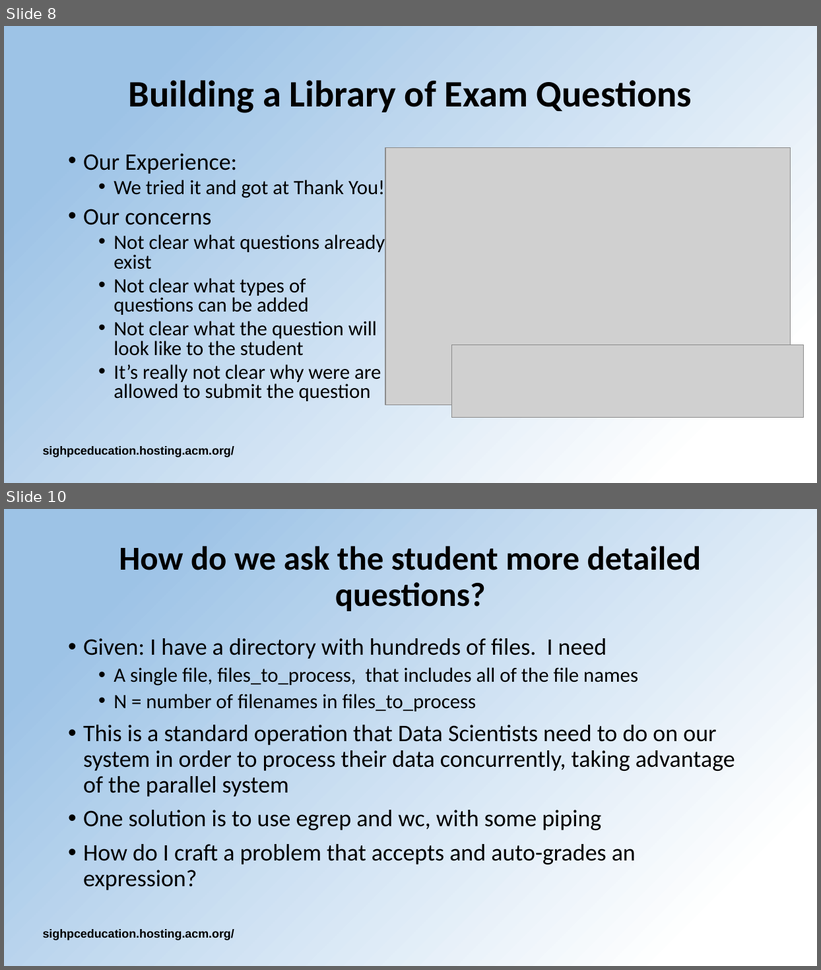
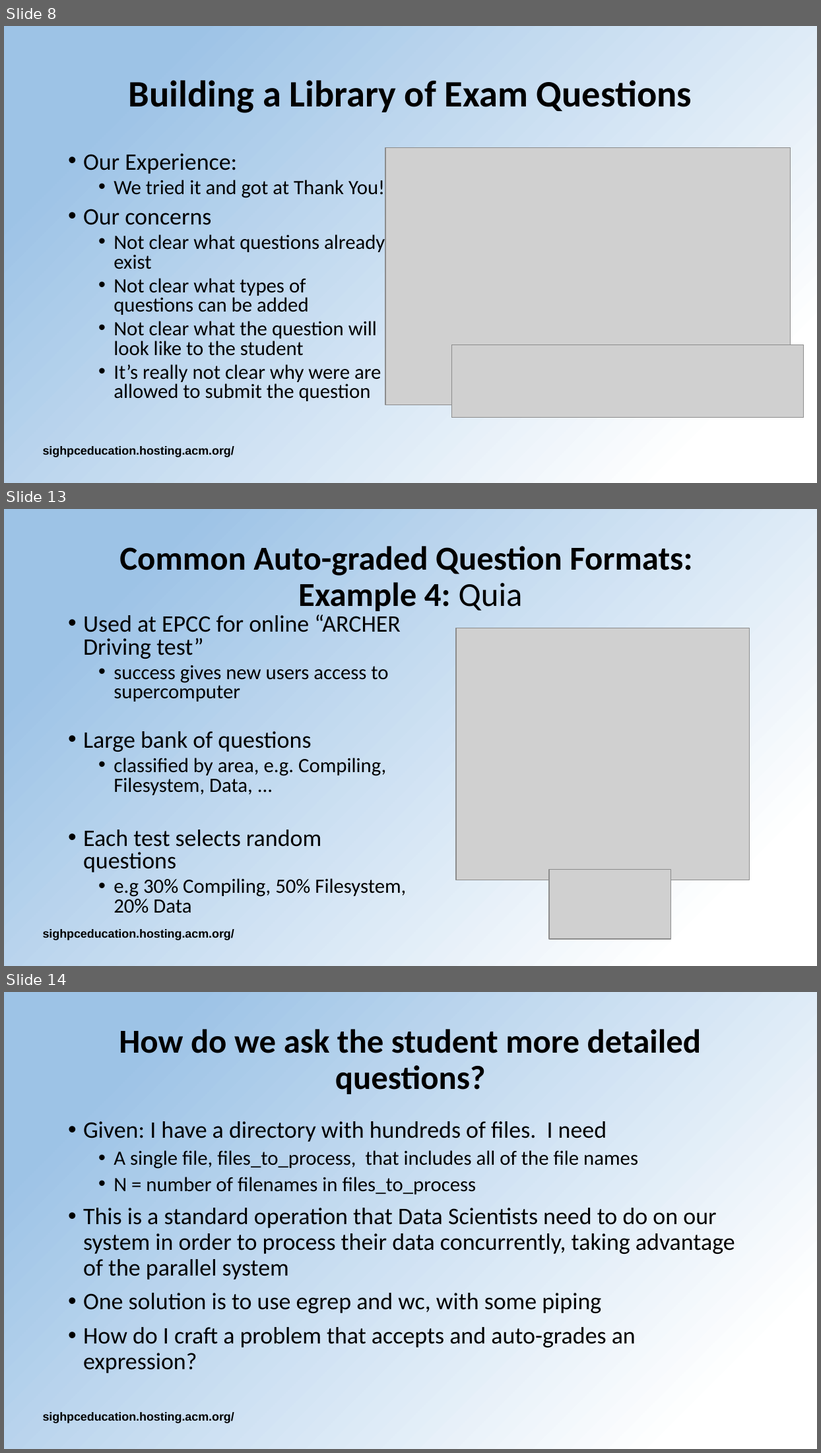
Before and after one commit to HPC-certification-forum/www, a slide deck: data/assets/talks/2020-05/SIGHPC-EduChpt-slides-CertForumWkshp2020.pptx. Shown one above the other, each under a label of ours: slides 8 and 10 before the commit, slides 8, 13 and 14 after it; the slides between them are not shown. The pictures are 821x970 and 821x1453 pixels, drawn with LibreOffice and Linux fonts; fonts in the diff are those of the drawing; grey boxes stand for pictures; background and template pictures are left out. Boxes give left, top, right and bottom in pixels: in the first picture for what was removed or moved away, otherwise in the second. Text is boxed around its words. In the diff, an @@ line names an element or a change of style, - is before the commit and + after.

```diff
--- a/data/assets/talks/2020-05/SIGHPC-EduChpt-slides-CertForumWkshp2020.pptx
+++ b/data/assets/talks/2020-05/SIGHPC-EduChpt-slides-CertForumWkshp2020.pptx
@@ slide 13 added at (x1=4, y1=509, x2=817, y2=966), background gradient #9DC3E6 to #FFFFFF; not listed: 1 template element that a slide beside it also shows @@
@@ title added at (x1=120, y1=546, x2=692, y2=611), 29.7 pt, text #000000, bold @@
+Common Auto-graded Question Formats:
+Example 4: Quia
@@ text added at (x1=83, y1=615, x2=406, y2=914), 18 pt, text #000000 @@
+• Used at EPCC for online “ARCHER Driving test”
+  • success gives new users access to supercomputer
+• Large bank of questions
+  • classified by area, e.g. Compiling, Filesystem, Data, ...
+• Each test selects random questions
+  • e.g 30% Compiling, 50% Filesystem, 20% Data
@@ picture added at (x1=456, y1=628, x2=750, y2=881) @@
@@ picture added at (x1=548, y1=869, x2=671, y2=939) @@
@@ what was slide 10 is now slide 14 @@
```
Also in this commit, not shown: 5 slides changed, 4 other slides added, 2 other files.
